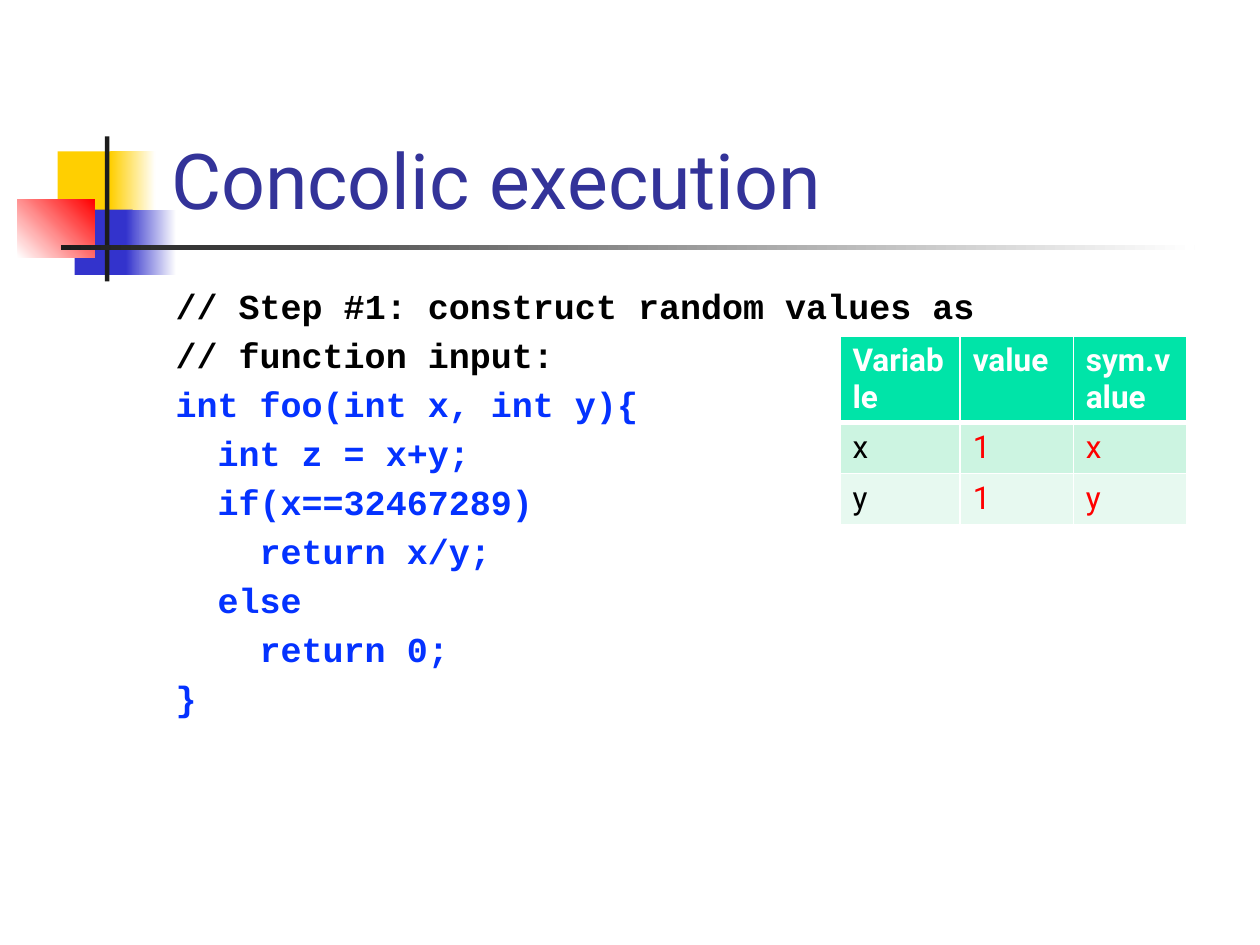
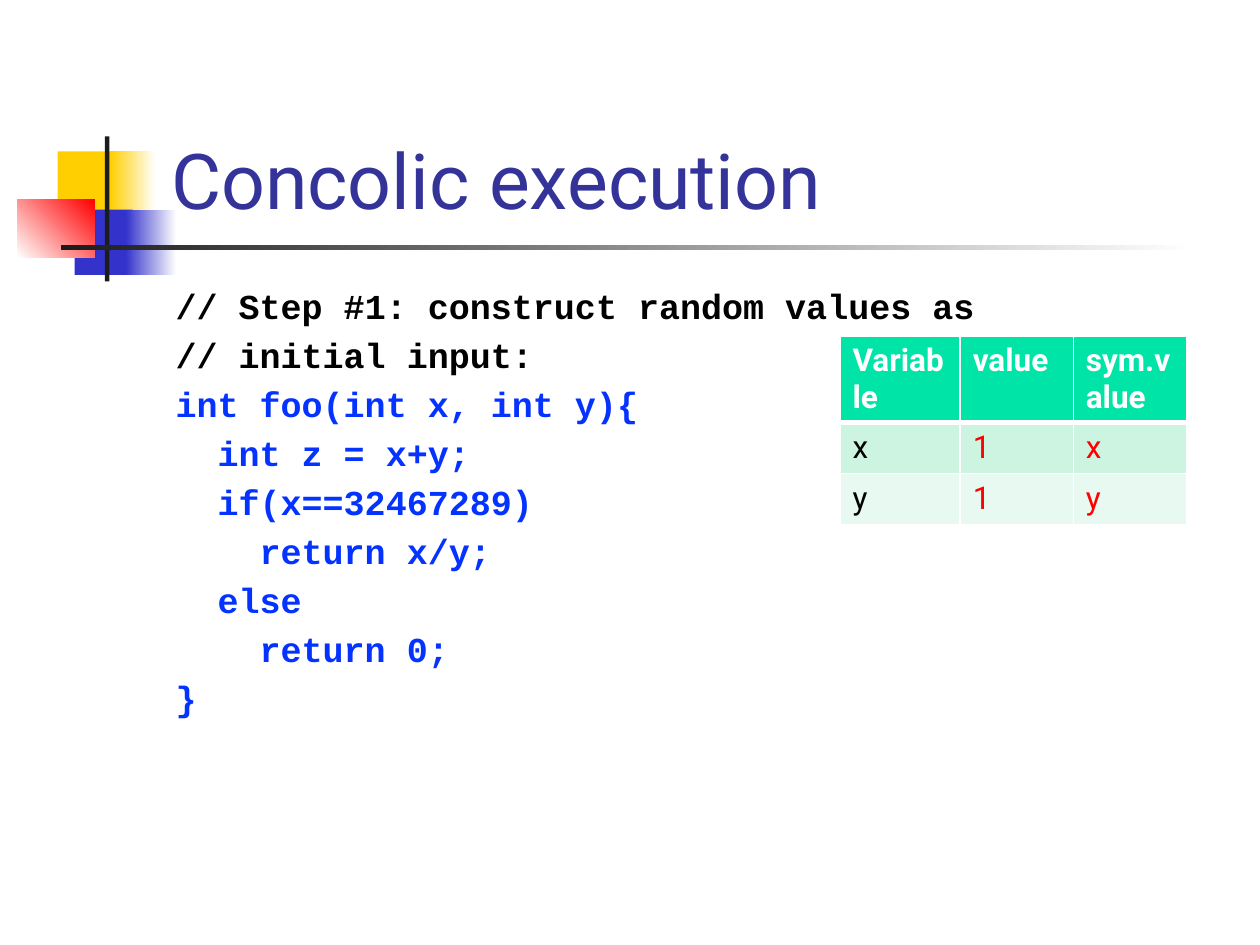
Before and after one commit to csslab-ustc/csslab-ustc.github.io, a slide deck: slide 10 of courses/theory/2022-spring/slides/lec18-concolic.pptx. Drawn at 1260x945 pixels with LibreOffice and Linux fonts; fonts in the diff are those of the drawing. Boxes give left, top, right and bottom in pixels: in the first picture for what was removed or moved away, otherwise in the second. Text is boxed around its words. In the diff, an @@ line names an element or a change of style, - is before the commit and + after.

```diff
--- a/courses/theory/2022-spring/slides/lec18-concolic.pptx
+++ b/courses/theory/2022-spring/slides/lec18-concolic.pptx
@@ text at (x1=239, y1=343, x2=533, y2=376): text changed @@
-// function input:
+// initial input:
```
Also in this commit, not shown: 11 other slides changed, 2 other files.
